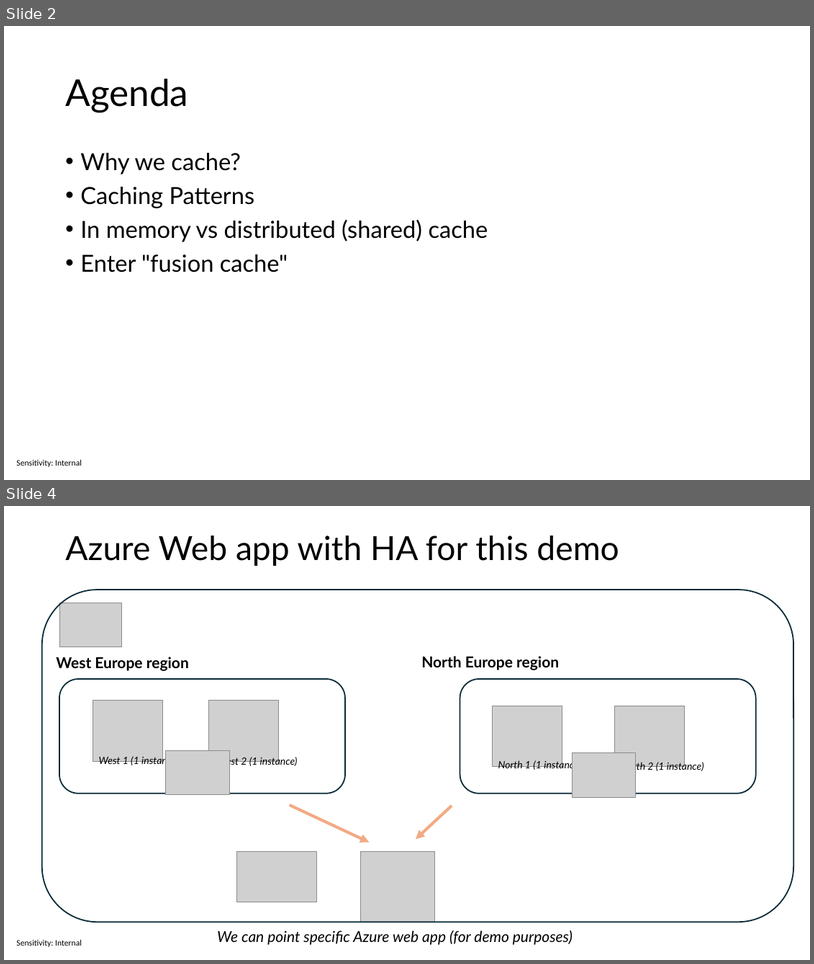
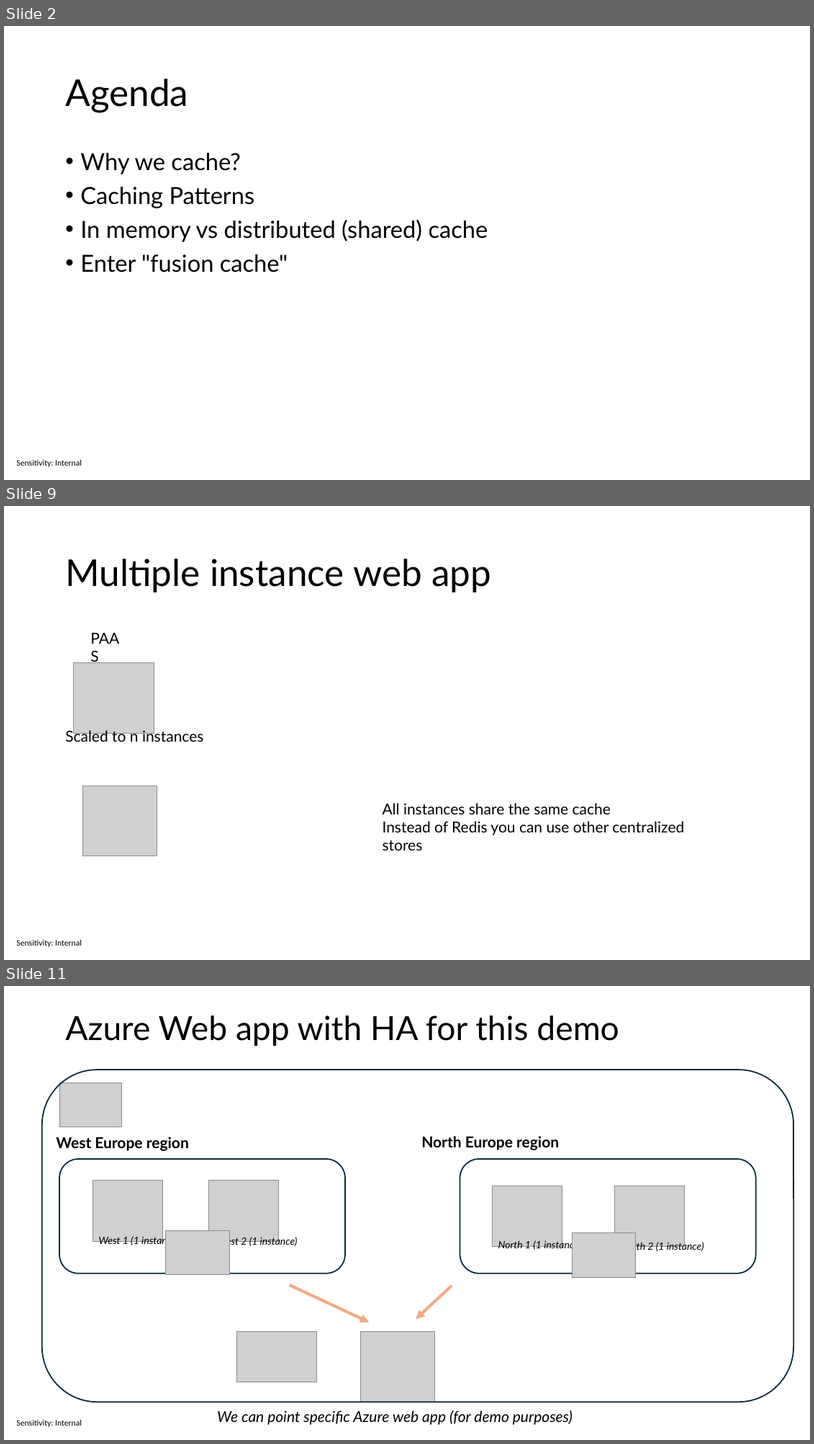
Before and after one commit to sabbadino/cache-like-a-pro-fusion-cache, a slide deck: cache-like-a-pro.pptx. Shown one above the other, each under a label of ours: slides 2 and 4 before the commit, slides 2, 9 and 11 after it; the slides between them are not shown. The pictures are 814x964 and 814x1444 pixels, drawn with LibreOffice and Linux fonts; fonts in the diff are those of the drawing; grey boxes stand for pictures. Boxes give left, top, right and bottom in pixels: in the first picture for what was removed or moved away, otherwise in the second. Text is boxed around its words. In the diff, an @@ line names an element or a change of style, - is before the commit and + after.

```diff
--- a/cache-like-a-pro.pptx
+++ b/cache-like-a-pro.pptx
@@ slide 9 added at [4, 506, 810, 960], background #FFFFFF; not listed: 1 template element that a slide beside it also shows @@
@@ title added at [65, 559, 491, 592], 44 pt, text #000000 @@
+Multiple instance web app
@@ text added at [85, 626, 131, 650], 18 pt, text #000000 @@
+PAAS
@@ picture added at [74, 663, 154, 733] @@
@@ text added at [65, 728, 203, 745], 18 pt, text #000000 @@
+Scaled to n instances
@@ picture added at [82, 785, 157, 856] @@
@@ text added at [383, 803, 684, 835], 18 pt, text #000000 @@
+All instances share the same cache
+Instead of Redis you can use other centralized stores
@@ what was slide 4 is now slide 11 @@
```
Also in this commit, not shown: 4 slides changed, 4 other slides added.
